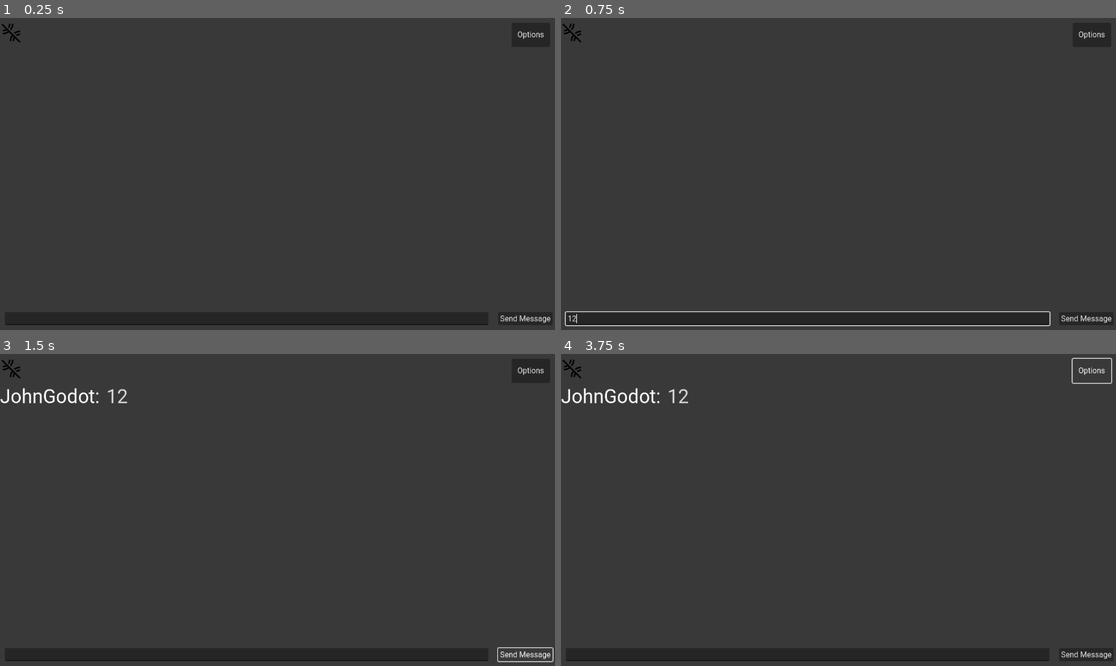
Above: before the commit, frames 1-4 (two rows, left to right).
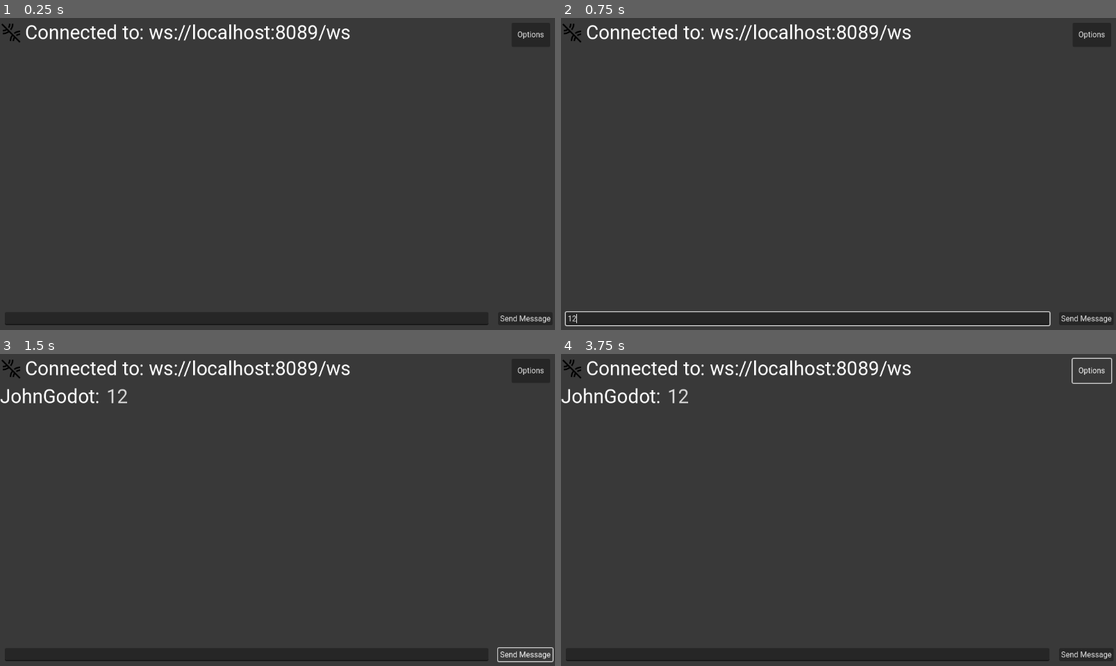
Above: after the commit, the same moments.

Repository: wilcockj/GodotChatClient
Game: Godot game, scene res://scenes/MainChat/MainChat.tscn
Same seed, same stepped clock (60 frames per second), same inputs: the game is played once before the commit and once after it.
Inputs (mouse positions are in pixels of both pictures, inside the frame that each line leads up to):
- Up to frame 1 (0.25 s): no input
- Up to frame 2 (0.75 s): click (805, 317) at 0.52 s; type "12" at 0.6 s
- Up to frame 3 (1.5 s): click "Send Message" at 1.25 s
- Up to frame 4 (3.75 s): click "Send Message" at 2 s; click "Send Message" at 2.75 s; click "Options" at 3.5 s

The runs differ from the first frame. In frame 1, 1.0% of the frame differs, in the area x 4-64%, y 2-8%; in frame 2, 1.0%; in frame 3, 1.0%; in frame 4, 1.0%.

Commit message:
added display to show server you are connected to

Diff:
--- a/scenes/MainChat/MainChat.gd
+++ b/scenes/MainChat/MainChat.gd
@@ -23,6 +23,7 @@
 @export var connection_indicator: TextureRect
 @export var disconnect_player: AudioStreamPlayer
 @export var connect_player: AudioStreamPlayer
+@export var url_label: Label
 @onready var connection_image = preload("res://assets/images/connect.svg")
 @onready var disconnection_image = preload("res://assets/images/disconnect.svg")
 @onready var websocket_scene = preload("res://scenes/WebSocketConnection/WebSocketConnection.tscn")
@@ -47,7 +48,7 @@
 	chat.finished = false
 	chat.timestamp = Time.get_unix_time_from_system()
 	chat.uuid = uuid_util.generate_uuid()
-
+	url_label.text = "Connected to: " + socket.get_requested_url()
 
 func contains_chat_id(search_id):
 	for child in chat_container.get_children():
--- a/scenes/MainChat/MainChat.tscn
+++ b/scenes/MainChat/MainChat.tscn
@@ -1,11 +1,12 @@
-[gd_scene load_steps=5 format=3 uid="uid://dg8j4isgoexls"]
+[gd_scene load_steps=6 format=3 uid="uid://dg8j4isgoexls"]
 
 [ext_resource type="Script" path="res://scenes/MainChat/MainChat.gd" id="1_i0ssy"]
 [ext_resource type="Texture2D" uid="uid://1vnf3pbmwuam" path="res://assets/images/disconnect.svg" id="2_jhovj"]
+[ext_resource type="FontVariation" uid="uid://c7afrdiv4foeo" path="res://assets/font/Roboto.tres" id="3_4h8rv"]
 [ext_resource type="AudioStream" uid="uid://b1ab6l0tv3coe" path="res://assets/sounds/disconnect.mp3" id="3_oskle"]
 [ext_resource type="AudioStream" uid="uid://x4e1hwsqbmrb" path="res://assets/sounds/connect.mp3" id="4_dbh4k"]
 
-[node name="Node2D" type="Node2D" node_paths=PackedStringArray("retry_timer", "text_input", "chat_container", "connection_indicator", "disconnect_player", "connect_player")]
+[node name="Node2D" type="Node2D" node_paths=PackedStringArray("retry_timer", "text_input", "chat_container", "connection_indicator", "disconnect_player", "connect_player", "url_label")]
 script = ExtResource("1_i0ssy")
 retry_timer = NodePath("WebSocketRetryTimer")
 text_input = NodePath("CanvasLayer/Control/VBoxContainer/HBoxContainer/MarginContainer2/LineEdit")
@@ -13,6 +14,7 @@
 connection_indicator = NodePath("CanvasLayer/Control/VBoxContainer/StatusBar/Connection_Indicator")
 disconnect_player = NodePath("DisconnectPlayer")
 connect_player = NodePath("ConnectPlayer")
+url_label = NodePath("CanvasLayer/Control/VBoxContainer/StatusBar/Url_Label")
 
 [node name="CanvasLayer" type="CanvasLayer" parent="."]
 
@@ -40,6 +42,11 @@
 layout_mode = 2
 texture = ExtResource("2_jhovj")
 stretch_mode = 3
+
+[node name="Url_Label" type="Label" parent="CanvasLayer/Control/VBoxContainer/StatusBar"]
+layout_mode = 2
+theme_override_fonts/font = ExtResource("3_4h8rv")
+theme_override_font_sizes/font_size = 40
 
 [node name="MarginContainer" type="MarginContainer" parent="CanvasLayer/Control/VBoxContainer/StatusBar"]
 layout_mode = 2
